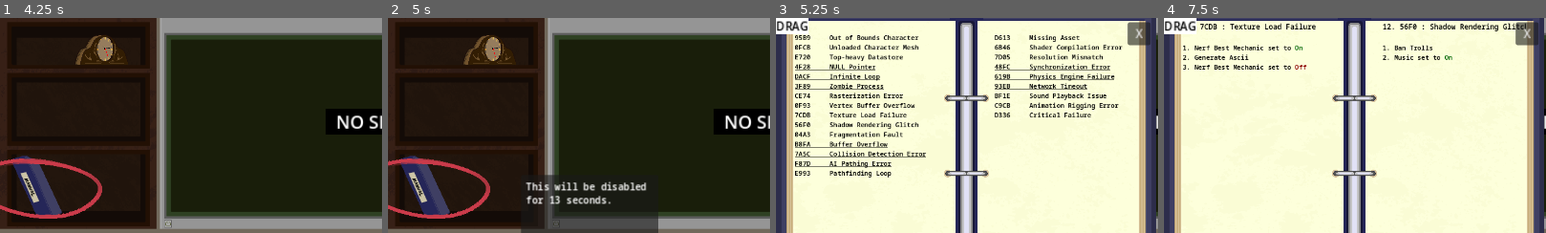
Above: before the commit, frames 1-4 (left to right).
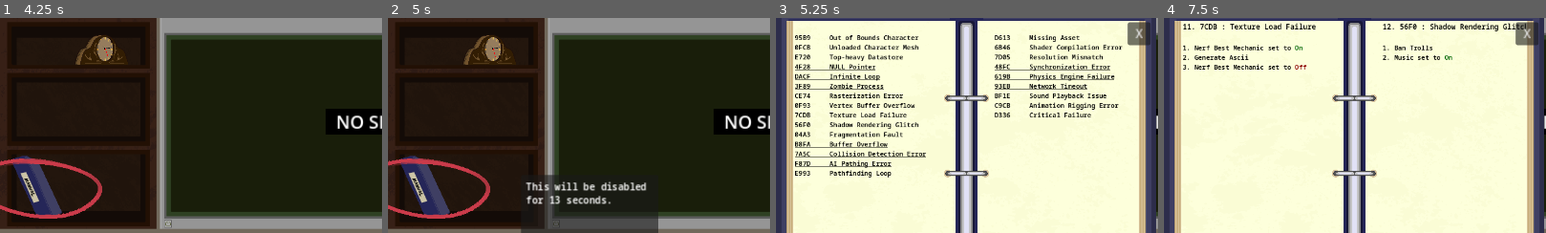
Above: after the commit, the same moments.

Repository: Carth501/team-ferret
Game: Godot game, scene res://scenes/splash/splash_screen_manager.tscn
The game is run twice, just before and just after one commit, with the same random seed, the same clock (stepped at 60 frames per second) and the same inputs. Sound files missing from this copy of the repository are replaced by a short silence.
Inputs (mouse positions are % of the whole screen's width and height, from its top left):
- Up to frame 1 (4.25 s): tap Enter at 0.5 s; move the mouse to (72, 45) at 0.52 s; hold Shift 0.53-1.25 s; click (72, 45) at 0.67 s; drag from (30, 55) to (45, 70) at 1.27 s; move the mouse to (60, 28) at 2.02 s; tap Ctrl at 2.1 s; click (60, 28) at 2.17 s; click (93, 78) at 2.75 s; click "Continue" at 3.5 s
- Up to frame 2 (5 s): click (26, 61) at 4.27 s
- Up to frame 3 (5.25 s): click (5, 39) at 5 s
- Up to frame 4 (7.5 s): click "Continue" at 5.75 s; click "Continue" at 6.5 s; click (13, 23) at 7.25 s
The pictures show only the part of the screen within x 0-50%, y 0-50%; the shares and areas given below are measured in that part.

Frames 1-2 are identical in both runs. In frame 3, 0.6% of the frame differs, in the area x 0-9%, y 0-8%; in frame 4, 0.6%.

Commit message:
restore manual movement

Diff:
--- a/scenes/manual_book.tscn
+++ b/scenes/manual_book.tscn
@@ -1,9 +1,8 @@
-[gd_scene load_steps=5 format=3 uid="uid://byo2ynlmm7spw"]
+[gd_scene load_steps=4 format=3 uid="uid://byo2ynlmm7spw"]
 
 [ext_resource type="Texture2D" uid="uid://dhkuhvre6w542" path="res://assets/images/Manual_PopUp_Draft_1.png" id="1_34q65"]
 [ext_resource type="Script" path="res://scripts/manual_book.gd" id="1_g60n5"]
 [ext_resource type="Theme" uid="uid://c0tgdmxgi26hi" path="res://assets/themes/tots_theme.tres" id="2_8r16f"]
-[ext_resource type="Script" path="res://scripts/draggable.gd" id="4_pvu2e"]
 
 [node name="manual_book" type="Control"]
 z_index = 1
@@ -120,20 +119,6 @@
 offset_bottom = 356.694
 text = "Index"
 
-[node name="ColorRect" type="ColorRect" parent="." node_paths=PackedStringArray("parent")]
-layout_mode = 0
-offset_right = 45.0
-offset_bottom = 23.0
-script = ExtResource("4_pvu2e")
-parent = NodePath("..")
-
-[node name="Label" type="Label" parent="ColorRect"]
-layout_mode = 0
-offset_right = 40.0
-offset_bottom = 23.0
-theme_override_colors/font_color = Color(0, 0, 0, 1)
-text = "DRAG"
-
 [node name="close" type="Button" parent="."]
 layout_mode = 0
 offset_left = 490.833
@@ -150,6 +135,4 @@
 [connection signal="pressed" from="prev_button" to="." method="prev_button"]
 [connection signal="pressed" from="next_button" to="." method="next_button"]
 [connection signal="pressed" from="jump_to_index" to="." method="index_shortcut"]
-[connection signal="mouse_entered" from="ColorRect" to="ColorRect" method="_mouse_enter"]
-[connection signal="mouse_exited" from="ColorRect" to="ColorRect" method="_mouse_exit"]
 [connection signal="pressed" from="close" to="." method="close_manual"]
--- a/scripts/manual_book.gd
+++ b/scripts/manual_book.gd
@@ -14,6 +14,11 @@
 signal to_index
 signal to_page(number: int)
 signal close
+var drag_offset: Vector2
+var initial_position: Vector2
+var mouse_over: bool = false
+var holding: bool = false
+var in_window: bool = true
 
 func prev_button():
 	emit_signal("prev_page")
@@ -31,3 +36,37 @@
 
 func close_manual():
 	close.emit()
+
+func _on_gui_input(event):
+	if(event is InputEventMouseButton):
+		if(event.is_pressed() && mouse_over):
+			drag_offset = get_viewport().get_mouse_position()
+			initial_position = position
+			holding = true
+		else:
+			holding = false
+	elif(event is InputEventMouseMotion):
+		if(holding && in_window):
+			var delta_position = get_viewport().get_mouse_position() - drag_offset
+			var new_position = initial_position + delta_position
+			#position = initial_position + delta_position
+			var viewport_size = get_viewport_rect().size
+			var margin = Vector2(book_margin, book_margin)
+			var max_x = viewport_size.x - margin.x
+			var max_y = viewport_size.y - margin.y
+			new_position.x = clamp(new_position.x, 0, max_x)
+			new_position.y = clamp(new_position.y, 0, max_y)
+			position = new_position
+
+
+func _notification(what):
+	if what == NOTIFICATION_WM_MOUSE_ENTER:
+		in_window = true
+	elif what == NOTIFICATION_WM_MOUSE_EXIT:
+		in_window = false
+
+func _on_mouse_entered():
+	mouse_over = true
+
+func _on_mouse_exited():
+	mouse_over = false
